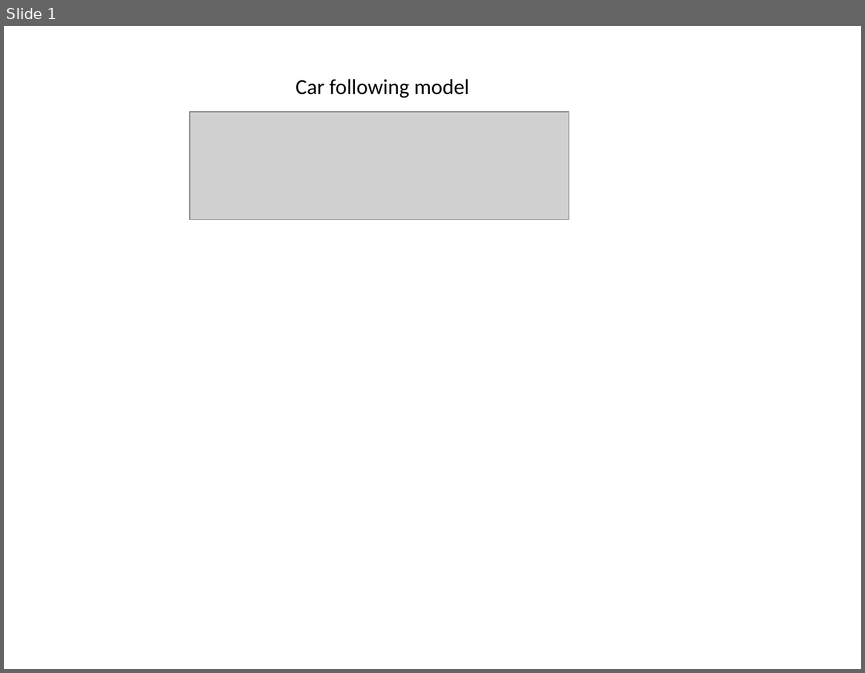
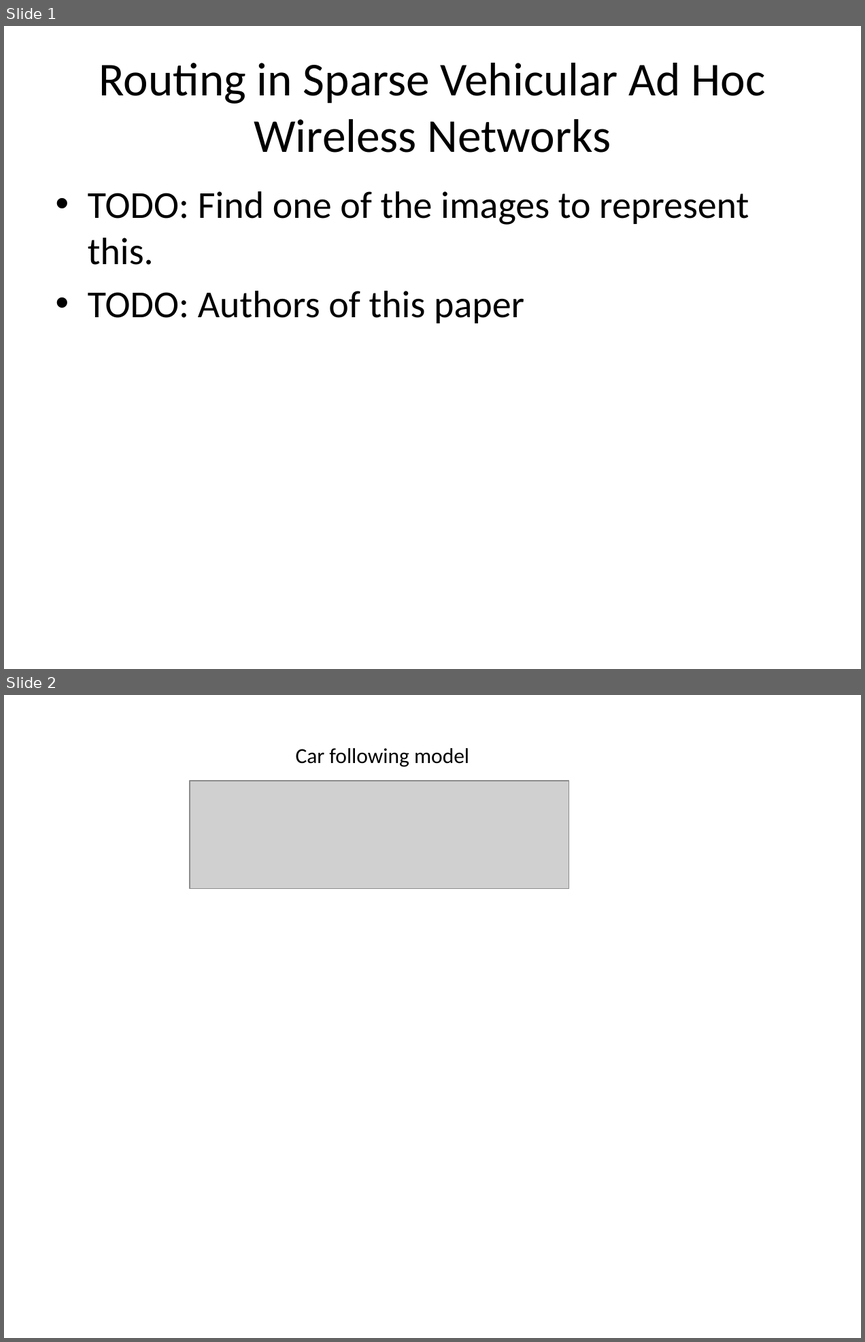
Before and after one commit to f33losopher/EEMaster_VANET, a slide deck: VANET_Felix.pptx. Shown one above the other, each under a label of ours: slide 1 before the commit, slides 1 and 2 after it. The pictures are 865x673 and 865x1342 pixels, drawn with LibreOffice and Linux fonts; fonts in the diff are those of the drawing; grey boxes stand for pictures. Boxes give left, top, right and bottom in pixels: in the first picture for what was removed or moved away, otherwise in the second. Text is boxed around its words. In the diff, an @@ line names an element or a change of style, - is before the commit and + after.

```diff
--- a/VANET_Felix.pptx
+++ b/VANET_Felix.pptx
@@ slide 1 added at (4,26,861,669), background #FFFFFF @@
@@ title added at (99,63,766,152), 39.6 pt, text #000000 @@
+Routing in Sparse Vehicular Ad Hoc Wireless Networks
@@ text added at (88,191,749,323), 32 pt, text #000000 @@
+• TODO: Find one of the images to represent this.
+• TODO: Authors of this paper
@@ what was slide 1 is now slide 2 @@
```
Also in this commit, not shown: 5 other slides added, 2 other files.
